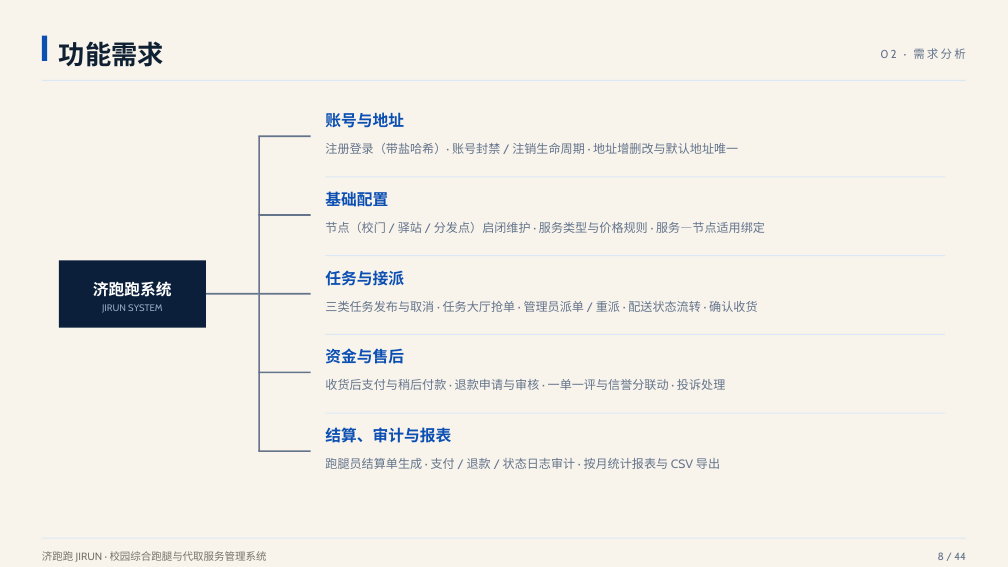
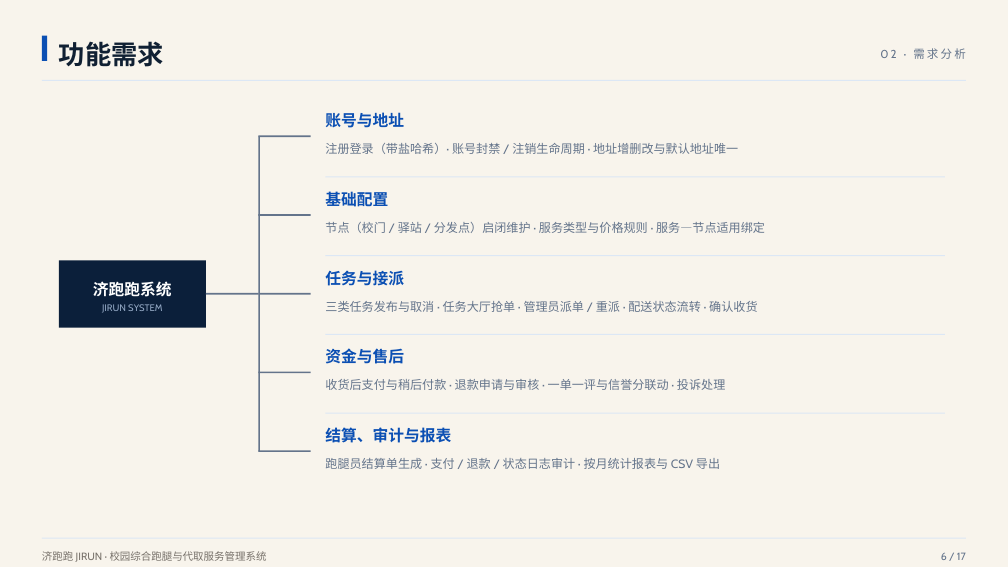
Before and after one commit to CampusDelivery-Team/campus-delivery, a slide deck: slide 6 of docs/校园综合跑腿与代取服务管理系统-课程设计答辩.pptx (slide 8 before the commit). Drawn at 1008x567 pixels with LibreOffice and Linux fonts; fonts in the diff are those of the drawing. Boxes give left, top, right and bottom in pixels: in the first picture for what was removed or moved away, otherwise in the second. Text is boxed around its words. In the diff, an @@ line names an element or a change of style, - is before the commit and + after.

```diff
--- a/docs/校园综合跑腿与代取服务管理系统-课程设计答辩.pptx
+++ b/docs/校园综合跑腿与代取服务管理系统-课程设计答辩.pptx
@@ text at bbox=[941, 552, 966, 560]: text changed @@
-8 / 44
+6 / 17
```
Also in this commit, not shown: 15 other slides changed, 28 slides removed, 4 other files.
